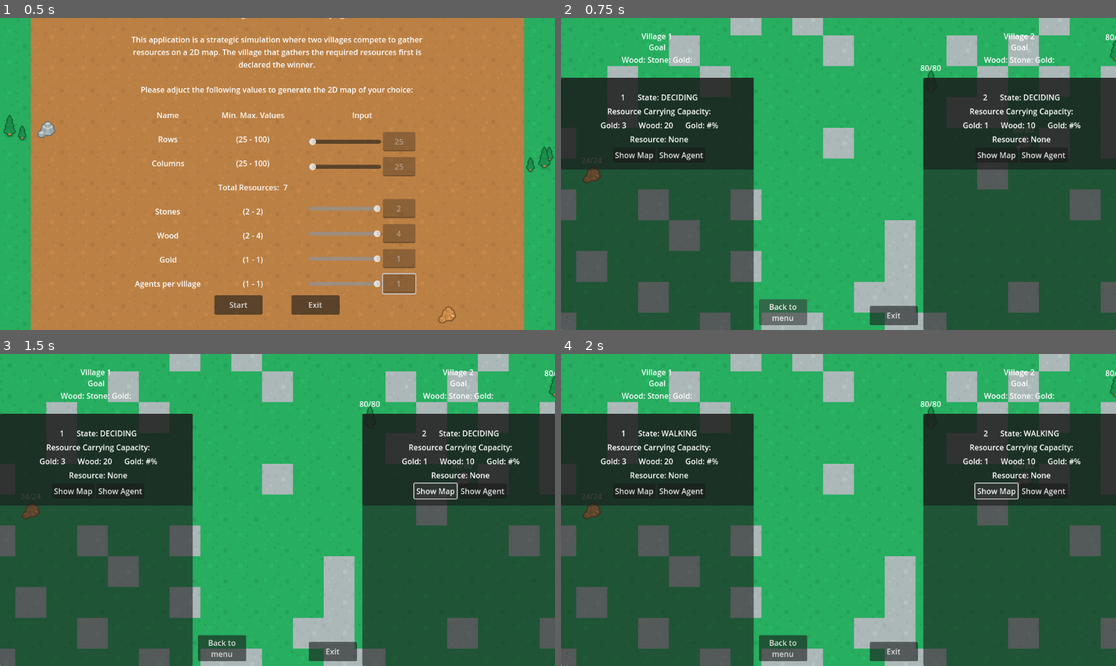
Above: before the commit, frames 1-4 (two rows, left to right).
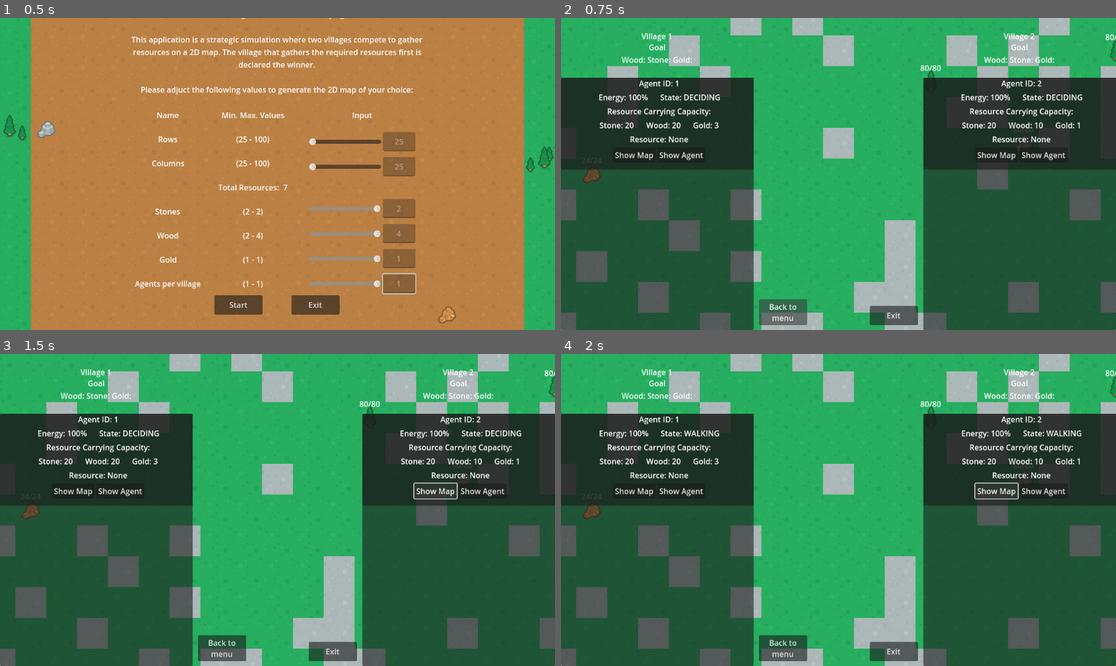
Above: after the commit, the same moments.

Repository: ApostolisSiampanis/intelligent-agents
Game: Godot game, scene res://scenes/input_screen.tscn
The game is run twice, just before and just after one commit, with the same random seed, the same clock (stepped at 60 frames per second) and the same inputs.
Inputs:
- Up to frame 1 (0.5 s): no input
- Up to frame 2 (0.75 s): click "Start" at 0.5 s
- Up to frame 3 (1.5 s): click "Show Map" at 1.25 s
- Up to frame 4 (2 s): no input

Frame 1 is identical in both runs. In frame 2, 1.2% of the frame differs, in the area x 6-94%, y 20-36%; in frame 3, 1.2%; in frame 4, 1.2%.

Commit message:
- Fix bugs in info_card labels

Diff:
--- a/scripts/info_card.gd
+++ b/scripts/info_card.gd
@@ -36,9 +36,9 @@
 			agent.State.IDLE: state_string = "IDLE"
 		label_state.text = "State: " + state_string
 
-		label_agent_id.text = "Agent ID: %" % str(agent.id)
+		label_agent_id.text = "Agent ID: %s" % str(agent.id)
 
-		label_energy.text = "Energy: %s%" % str(agent.energy)
+		label_energy.text = "Energy: %s" % str(agent.energy) + "%"
 
 		if agent.current_carrying_resource:
 			label_resource.text = "Carrying: " + str(agent.current_carrying_resource.type) + " (" + str(agent.current_carrying_resource.quantity) + ")"
@@ -51,12 +51,6 @@
 	if agent != null and agent.chromosome != null:
 		var chromosome = agent.chromosome
 
-		## Speed
-		#if chromosome[3] == "0":
-			#label_chromosome_speed.text = "Speed: 100"
-		#else:
-			#label_chromosome_speed.text = "Speed: 150"
-
 		# Wood capacity
 		label_wood_capacity.text = "Wood: %s" % str(chromosome.wood_carry_capacity)
 
@@ -64,7 +58,7 @@
 		label_stone_capacity.text = "Stone: %s" % str(chromosome.stone_carry_capacity)
 
 		# Gold capacity
-		label_stone_capacity.text = "Gold: %s" % str(chromosome.gold_carry_capacity)
+		label_gold_capacity.text = "Gold: %s" % str(chromosome.gold_carry_capacity)
 
 func _on_ButtonHighlightMap_pressed():
 	if map_highlight_mode == "all":
